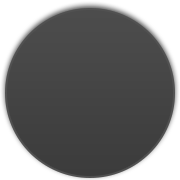
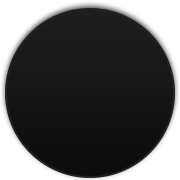
Revision of a layered 180 × 180 image; what changed, layer by layer:
pixels changed over [5, 8, 175, 178] (layer not identified)
